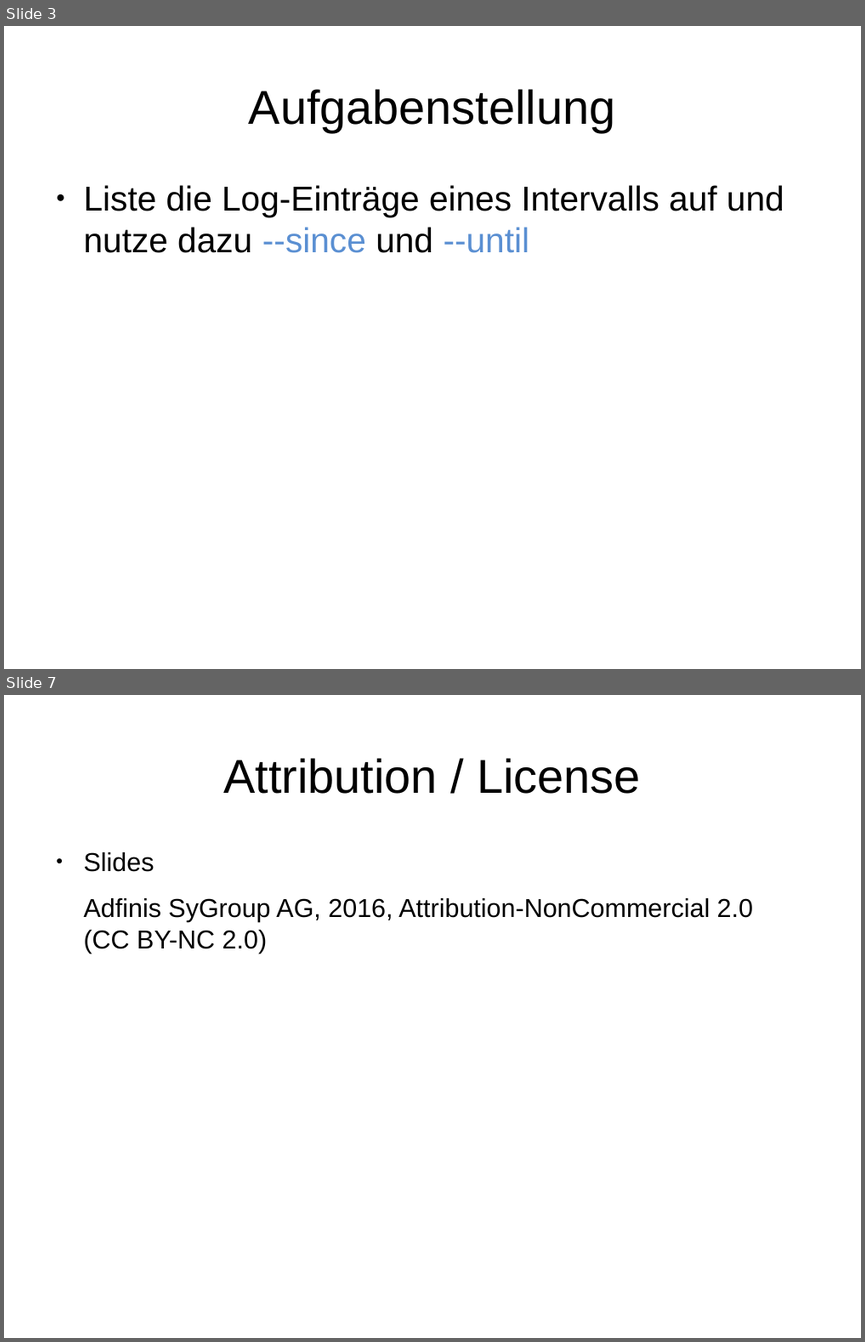
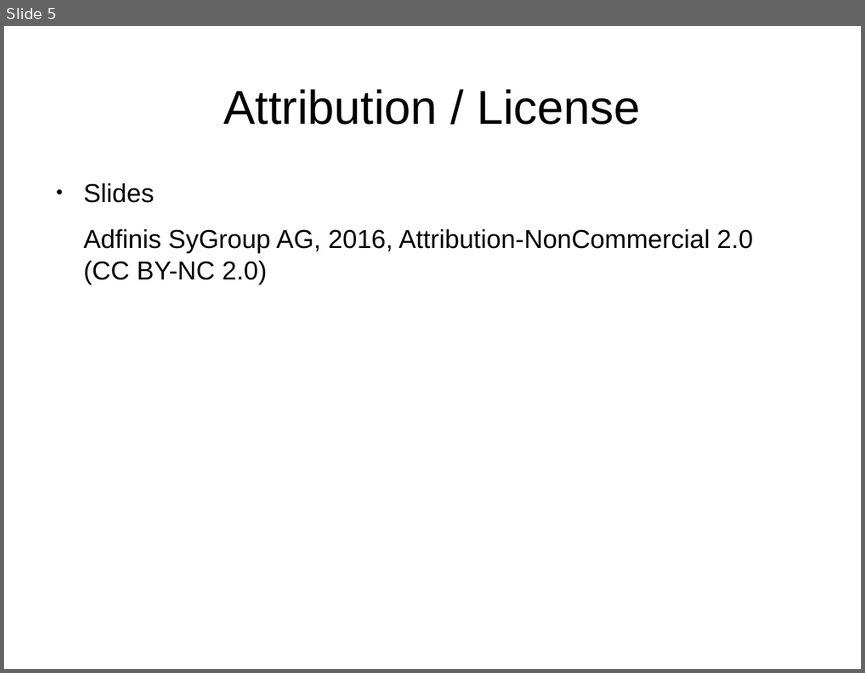
Before and after one commit to adfinis/adsy-trainings, a slide deck: SSA_SUSE-System-Administration/1003_btrfs/modul_btrfs_1003_03_handson.odp. Shown one above the other, each under a label of ours: slides 3 and 7 before the commit, slide 5 after it; the slides between them are not shown. The pictures are 865x1342 and 865x673 pixels, drawn with LibreOffice and Linux fonts; fonts in the diff are those of the drawing. Boxes give left, top, right and bottom in pixels: in the first picture for what was removed or moved away, otherwise in the second. Text is boxed around its words. In the diff, an @@ line names an element or a change of style, - is before the commit and + after.

```diff
--- a/SSA_SUSE-System-Administration/1003_btrfs/modul_btrfs_1003_03_handson.odp
+++ b/SSA_SUSE-System-Administration/1003_btrfs/modul_btrfs_1003_03_handson.odp
@@ slide 3 removed at bbox=[4, 26, 861, 669], background #FFFFFF @@
@@ title removed at bbox=[249, 89, 616, 132] @@
-Aufgabenstellung
@@ text removed at bbox=[84, 185, 784, 253] @@
-● Liste die Log-Einträge eines Intervalls auf und nutze dazu --since und --until
@@ what was slide 7 is now slide 5 @@
```
Also in this commit, not shown: 1 slide changed, 3 slides added, 4 other slides removed, 5 other files.
